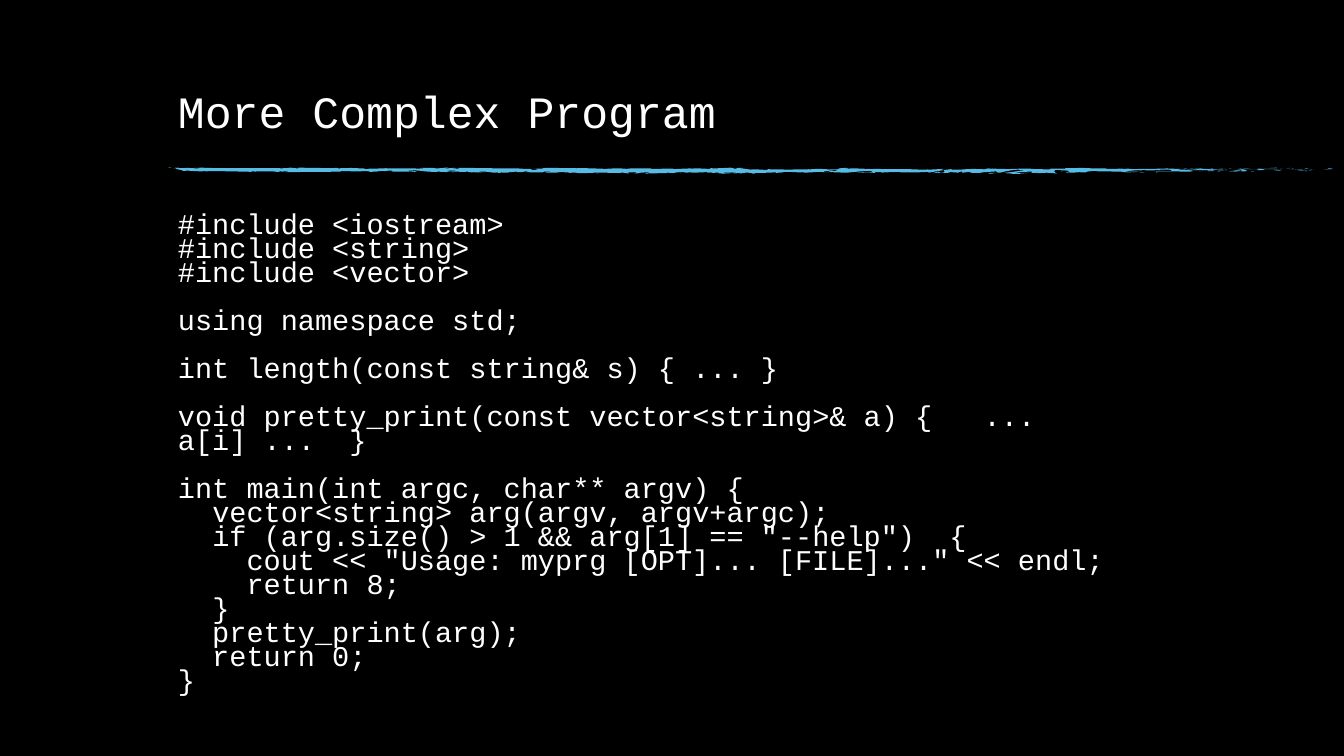
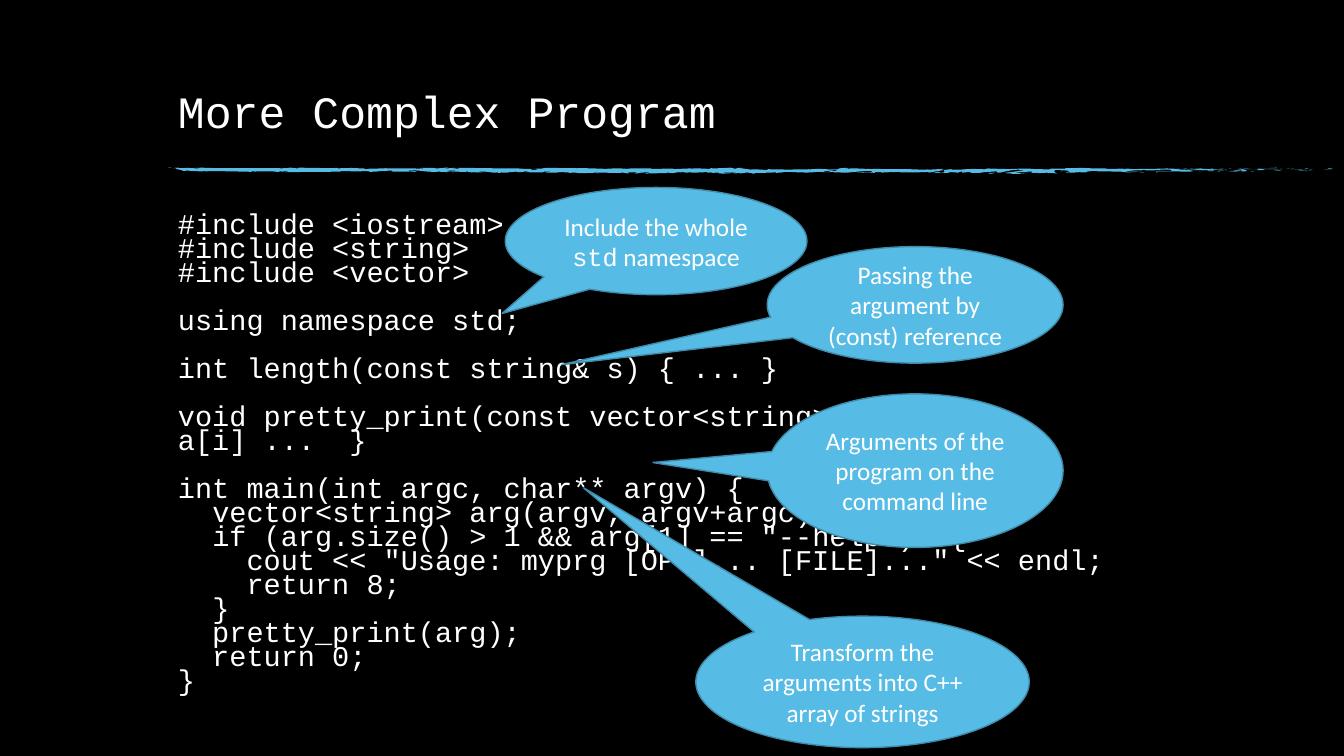
Before and after one commit to fan1x/fan1x.github.io, a slide deck: slide 10 of data/2021-22/cpp/ex01.pptx (slide 9 before the commit). Drawn at 1344x756 pixels with LibreOffice and Linux fonts; fonts in the diff are those of the drawing; background and template pictures are left out. Boxes give left, top, right and bottom in pixels: in the first picture for what was removed or moved away, otherwise in the second. Text is boxed around its words. In the diff, an @@ line names an element or a change of style, - is before the commit and + after.

```diff
--- a/data/2021-22/cpp/ex01.pptx
+++ b/data/2021-22/cpp/ex01.pptx
@@ speech bubble added at (505, 188, 807, 294), fill #57BCE5, outline #408BA9 1 pt, 18 pt, text #FFFFFF @@
+Include the whole std namespace
@@ speech bubble added at (767, 247, 1063, 364), fill #57BCE5, outline #408BA9 1 pt, 18 pt, text #FFFFFF @@
+Passing the argument by (const) reference
@@ speech bubble added at (767, 394, 1063, 547), fill #57BCE5, outline #408BA9 1 pt, 18 pt, text #FFFFFF @@
+Arguments of the program on the command line
@@ speech bubble added at (696, 616, 1029, 747), fill #57BCE5, outline #408BA9 1 pt, 18 pt, text #FFFFFF @@
+Transform the arguments into C++ array of strings
```
Also in this commit, not shown: 7 other slides changed, 1 slide added, 1 other file.
